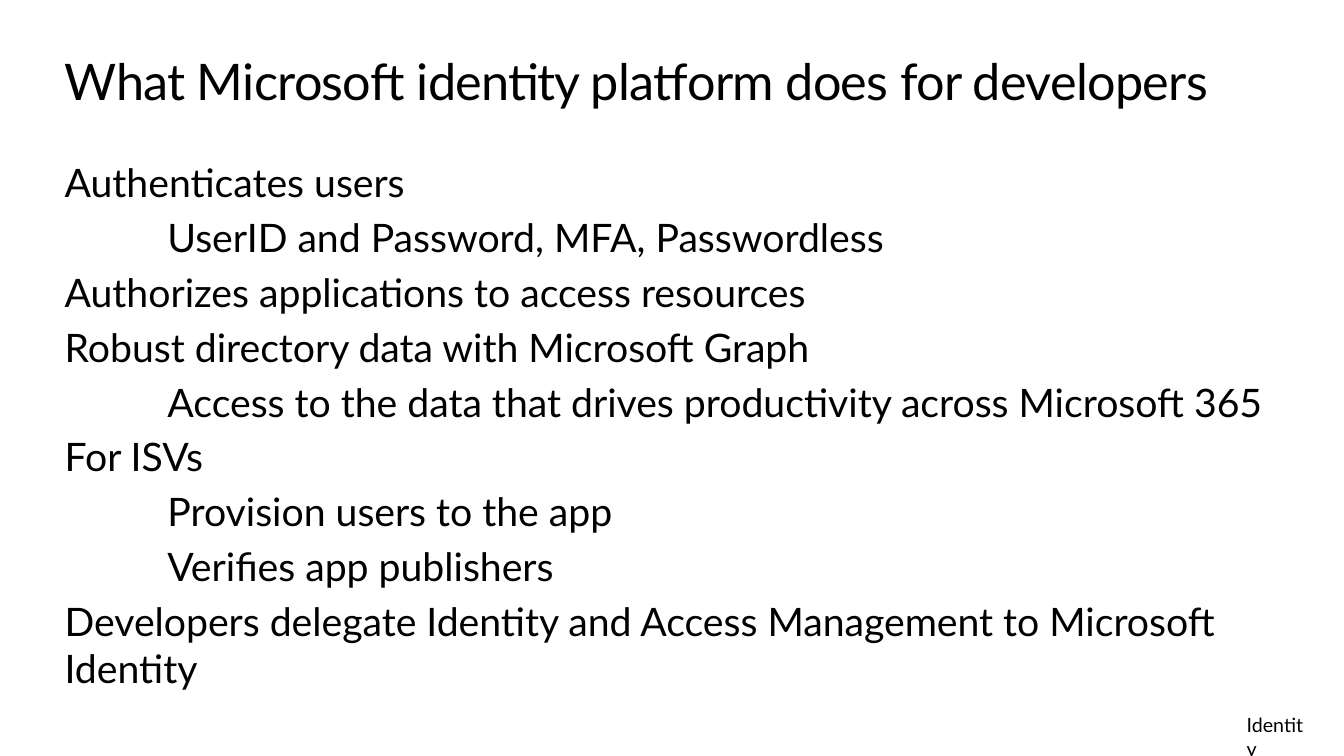
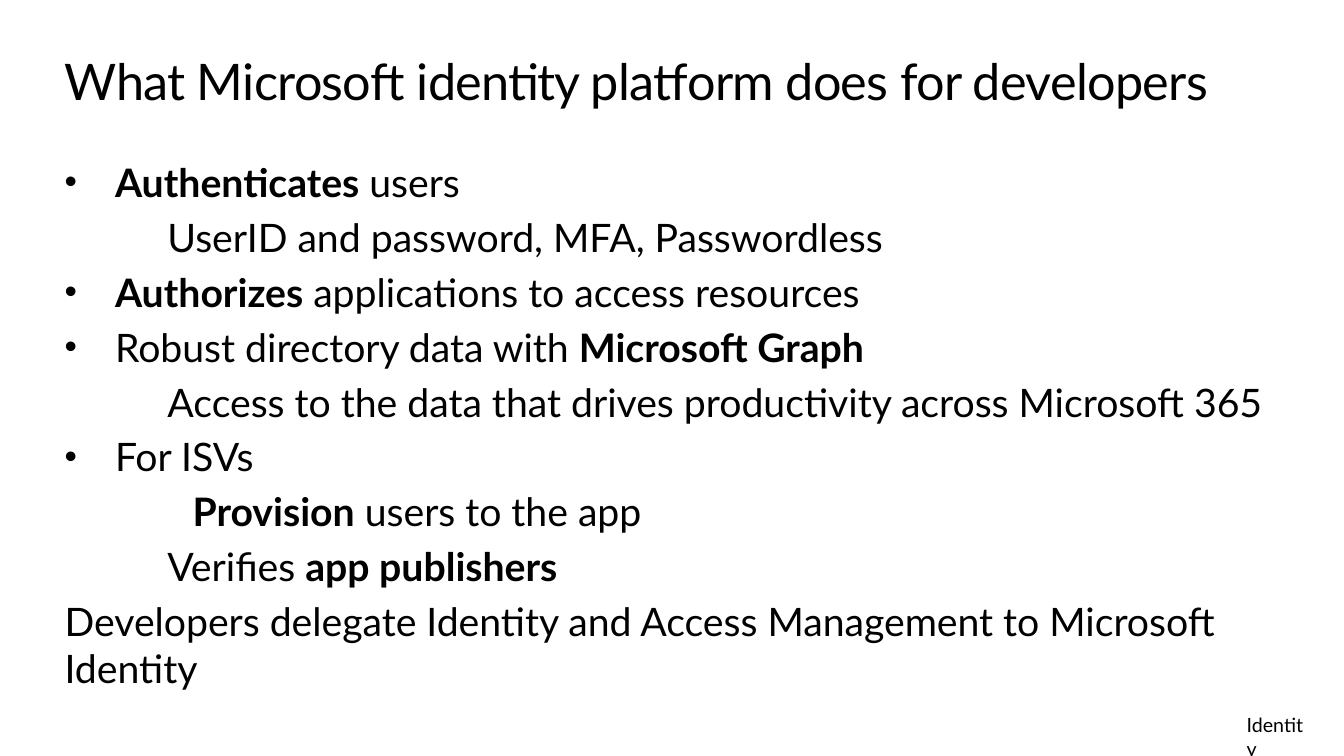
Before and after one commit to kylemar/LOB-Apps-for-IT-Pros, a slide deck: slide 7 of LOB apps for ITPros.pptx (slide 8 before the commit). Drawn at 1344x756 pixels with LibreOffice and Linux fonts; fonts in the diff are those of the drawing; background and template pictures are left out. Boxes give left, top, right and bottom in pixels: in the first picture for what was removed or moved away, otherwise in the second. Text is boxed around its words. In the diff, an @@ line names an element or a change of style, - is before the commit and + after.

```diff
--- a/LOB apps for ITPros.pptx
+++ b/LOB apps for ITPros.pptx
@@ text at [115,168,864,588]: bold on in "Authenticates", "Authorizes", "Microsoft Graph", "Provision" and 1 more places; bullet none to •; list level 1 to 2 in "Provision users to the app" @@
@@ text at [167,223,883,259]: text changed @@
-UserID and Password, MFA, Passwordless
+UserID and password, MFA, Passwordless
```
Also in this commit, not shown: 22 other slides changed, 20 slides added, 2 slides removed, 1 other file.
